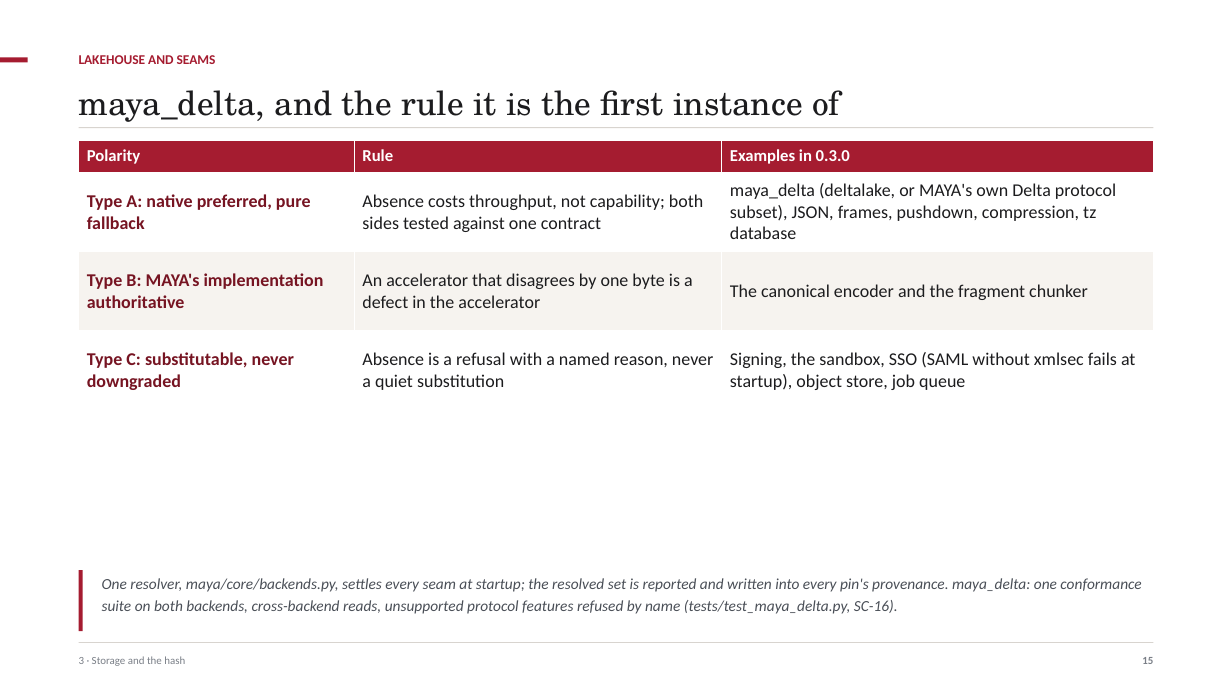
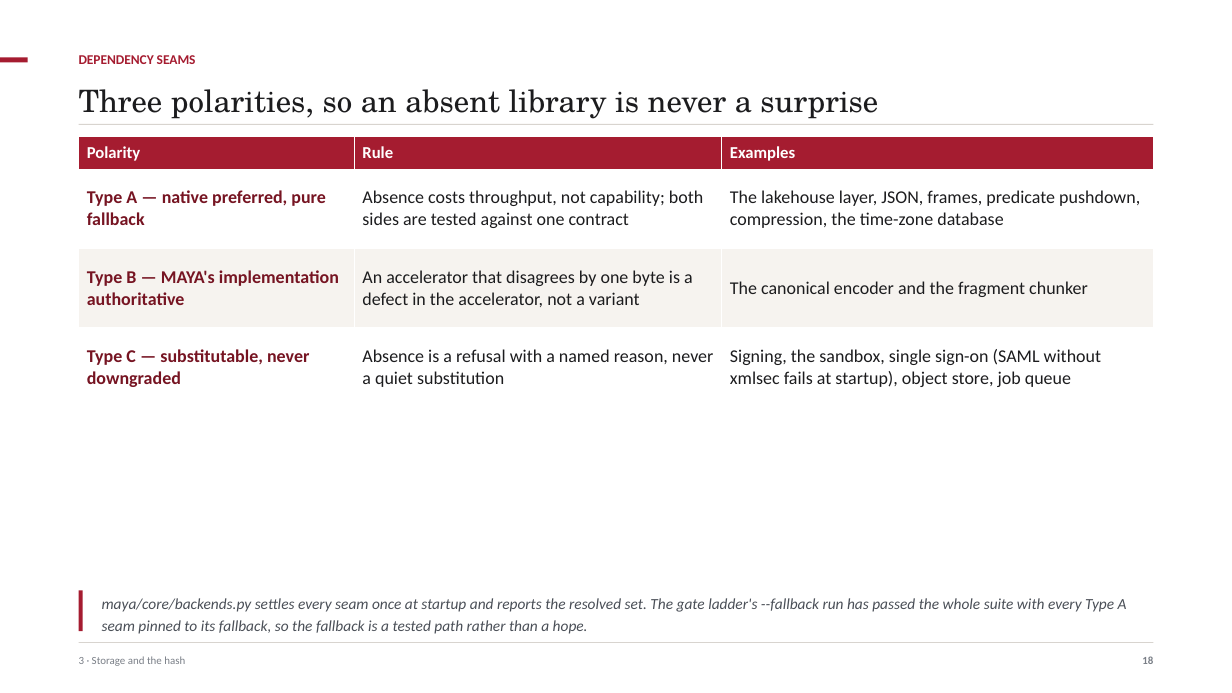
Before and after one commit to ajsinha/maya, a slide deck: slide 18 of docs/MAYA-System-Design.pptx (slide 15 before the commit). Drawn at 1232x693 pixels with LibreOffice and Linux fonts; fonts in the diff are those of the drawing. Boxes give left, top, right and bottom in pixels: in the first picture for what was removed or moved away, otherwise in the second. Text is boxed around its words. In the diff, an @@ line names an element or a change of style, - is before the commit and + after.

Commit message:
Three decks that tell the product, not the paper
The Concepts and Formalism deck walked the research paper and marked each
construction with what MAYA implements. That is commentary on a document,
not an account of a product: a reader who wanted to know what MAYA does
had to care first about what the paper claims. It is deleted, its module
with it, and the theory now lives only in the paper.

In its place MAYA-Capabilities: what the platform does, ending with one
model carried the whole way -- IFRS 9 expected credit loss, three members
and a combiner, the contract that could not see the combiner's own
parameters, the four places MAYA said no, and the finding the study
refused to flatter, that at portfolio level the allowance is 2.67 times
the loss. A worked example is what makes it a story rather than a list.

The other two are rewritten against the code rather than edited. What the
old decks had got wrong, and now say correctly: fifteen feature operators,
not twelve; six covenant kinds, not five; five rungs of the artifact
ladder gate and the sixth records a warning; MAYA evaluates the formula IR
in process and refuses a declared black box outright rather than scoring
it; fragments are chunked in rows, not bytes; seven capacity targets are
met and one is not met reliably; nine case studies are built, not eleven.
There is no committee primitive, so the slides say approval thresholds.

```diff
--- a/docs/MAYA-System-Design.pptx
+++ b/docs/MAYA-System-Design.pptx
@@ text at box(79, 55, 196, 64): text changed @@
-LAKEHOUSE AND SEAMS
+DEPENDENCY SEAMS
@@ text at box(79, 89, 878, 119): text changed; size 26 to 24 pt @@
-maya_delta, and the rule it is the first instance of
+Three polarities, so an absent library is never a surprise
@@ table at box(79, 137, 1153, 407) @@
-row 1, column 3: Examples in 0.3.0
+row 1, column 3: Examples
-row 2: Type A: native preferred, pure fallback | Absence costs throughput, not capability; both sides tested against one contract | maya_delta (deltalake, or MAYA's own Delta protocol subset), JSON, frames, pushdown, compression, tz database
+row 2: Type A — native preferred, pure fallback | Absence costs throughput, not capability; both sides are tested against one contract | The lakehouse layer, JSON, frames, predicate pushdown, compression, the time-zone database
-row 3, column 1: Type B: MAYA's implementation authoritative
+row 3, column 1: Type B — MAYA's implementation authoritative
-row 3, column 2: An accelerator that disagrees by one byte is a defect in the accelerator
+row 3, column 2: An accelerator that disagrees by one byte is a defect in the accelerator, not a variant
-row 4, column 1: Type C: substitutable, never downgraded
+row 4, column 1: Type C — substitutable, never downgraded
-row 4, column 3: Signing, the sandbox, SSO (SAML without xmlsec fails at startup), object store, job queue
+row 4, column 3: Signing, the sandbox, single sign-on (SAML without xmlsec fails at startup), object store, job queue
@@ rectangle: place and size @@
-rectangle at box(79, 128, 1153, 128)
+rectangle at box(79, 124, 1153, 125)
@@ rectangle: place and size @@
-rectangle at box(79, 570, 82, 631)
+rectangle at box(79, 591, 82, 631)
@@ text at box(102, 598, 1127, 634): text changed @@
-One resolver, maya/core/backends.py, settles every seam at startup; the resolved set is reported and written into every pin's provenance. maya_delta: one conformance suite on both backends, cross-backend reads, unsupported protocol features refused by name (tests/test_maya_delta.py, SC-16).
+maya/core/backends.py settles every seam once at startup and reports the resolved set. The gate ladder's --fallback run has passed the whole suite with every Type A seam pinned to its fallback, so the fallback is a tested path rather than a hope.
```
Also in this commit, not shown: 33 other slides changed, 7 slides added, 12 other files.
